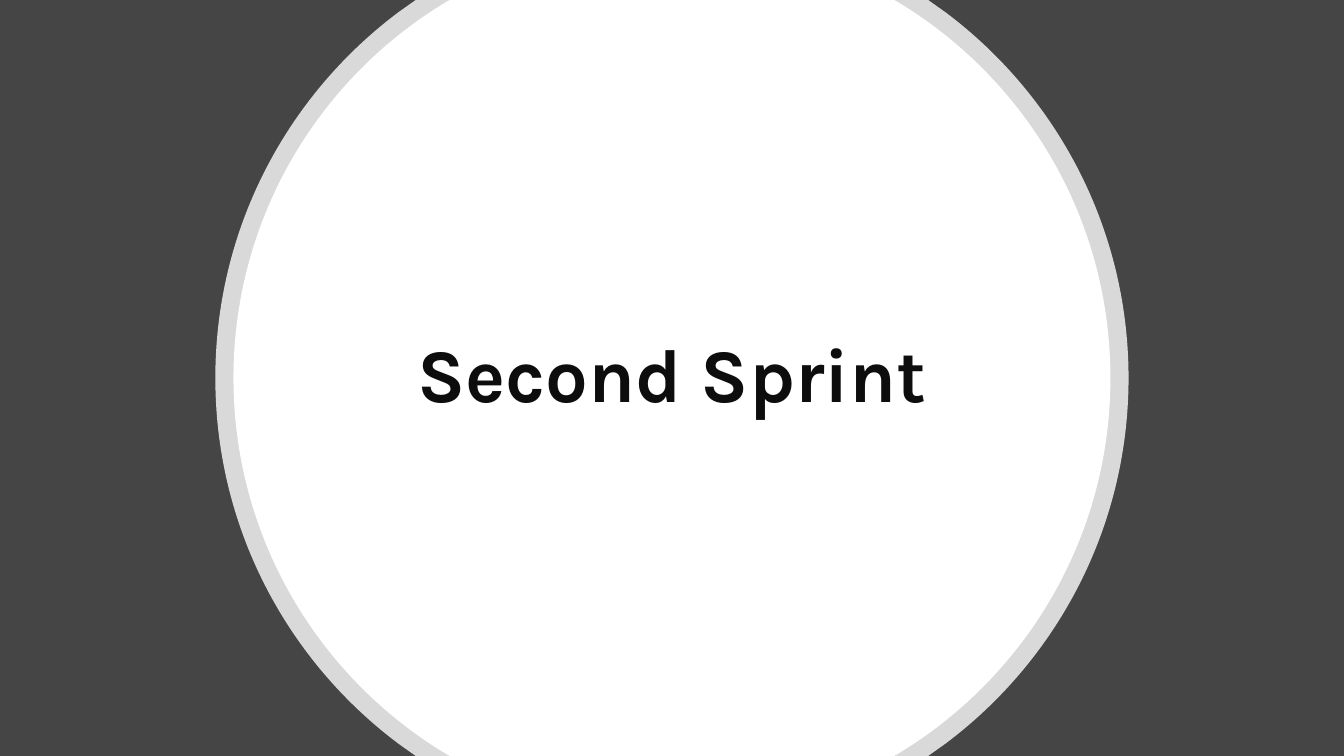
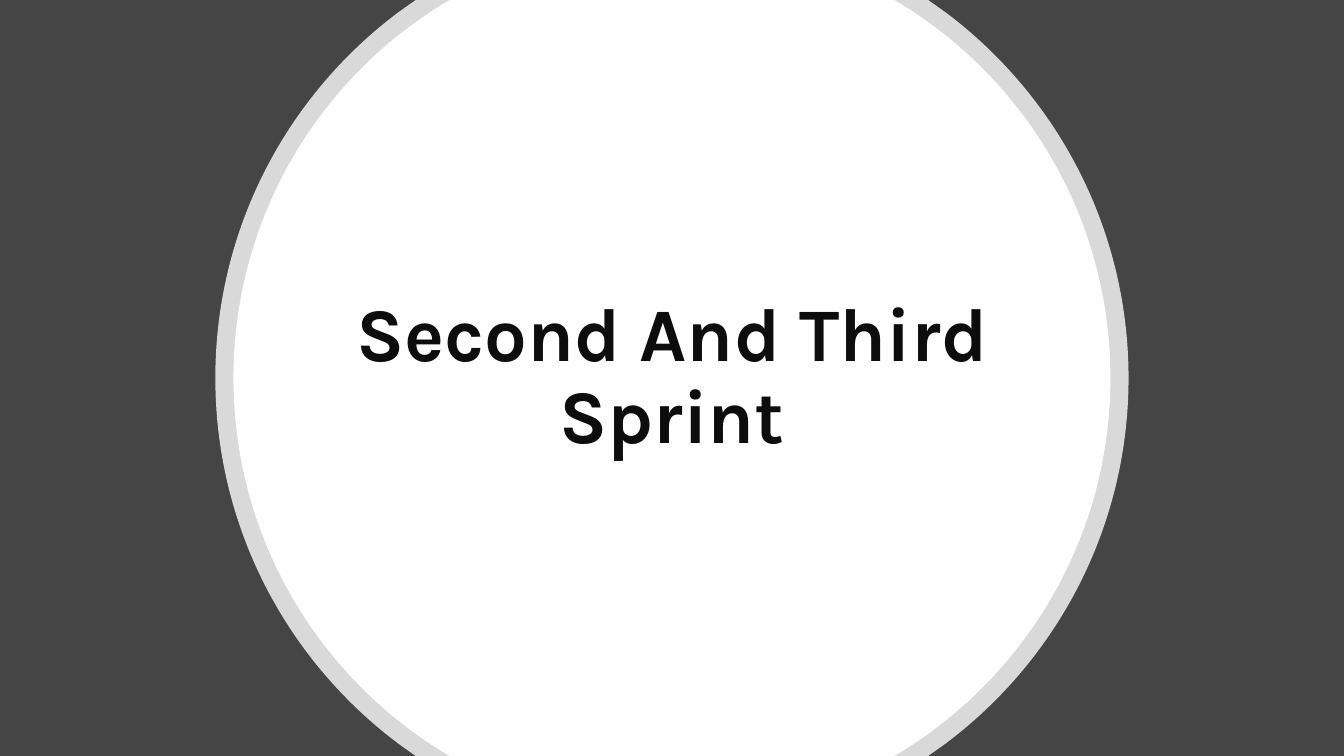
Before and after one commit to samMM-cs/iss-team2, a slide deck: slide 21 of Revisione.pptx. Drawn at 1344x756 pixels with LibreOffice and Linux fonts; fonts in the diff are those of the drawing. Boxes give left, top, right and bottom in pixels: in the first picture for what was removed or moved away, otherwise in the second. Text is boxed around its words. In the diff, an @@ line names an element or a change of style, - is before the commit and + after.

```diff
--- a/Revisione.pptx
+++ b/Revisione.pptx
@@ title at bbox=[356, 307, 988, 461]: text changed @@
-Second Sprint
+Second And Third Sprint
```
Also in this commit, not shown: 1 slide added, 1 slide removed.
